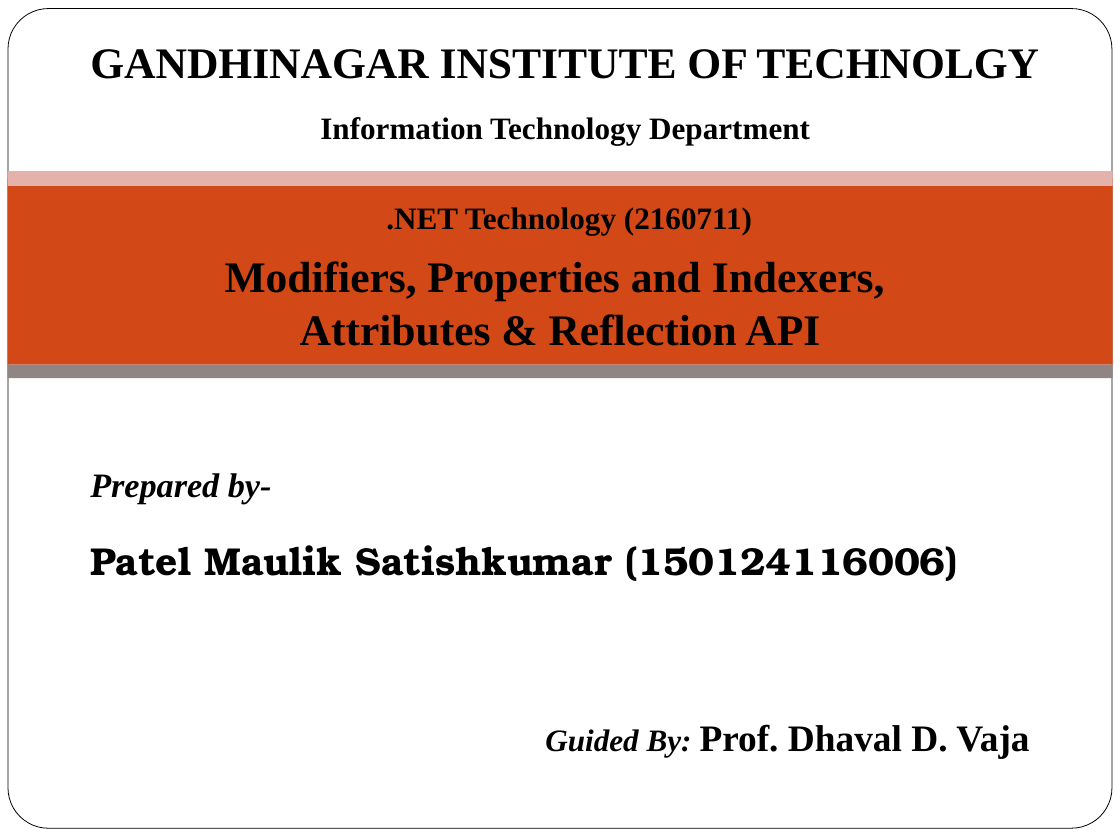
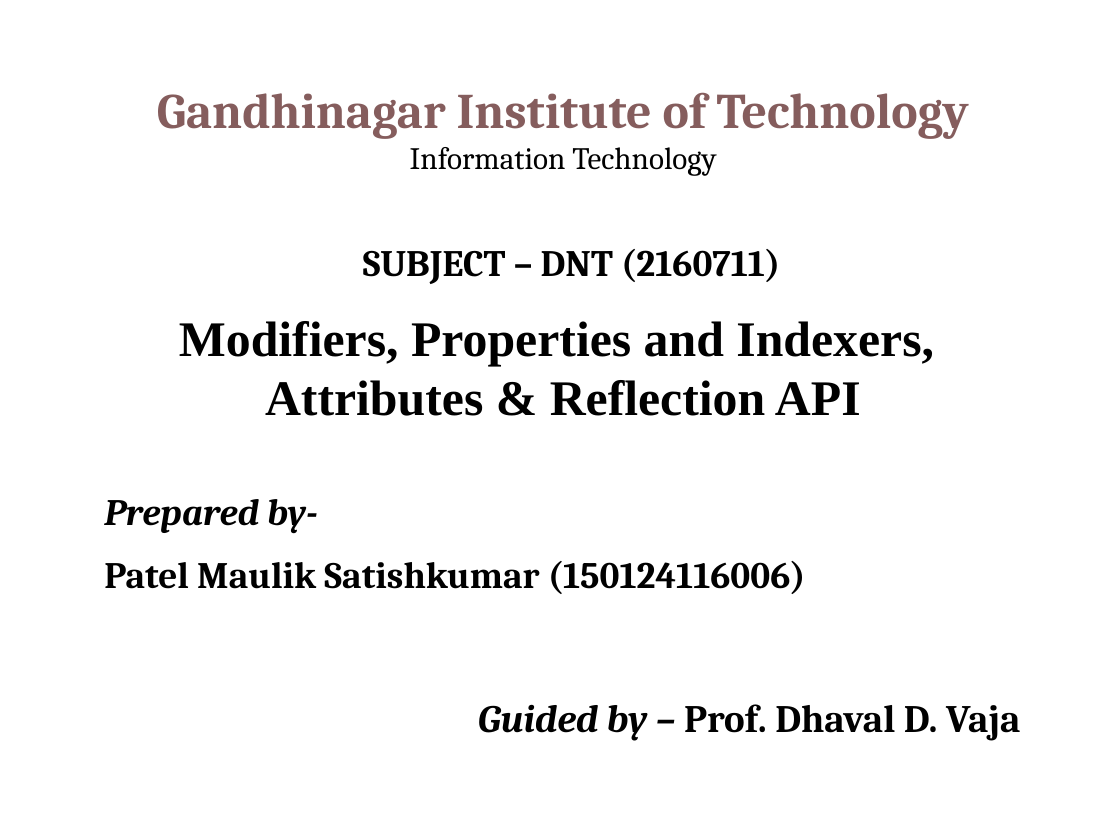
Before and after one commit to MaulikPatel295/MaulikPatel295, a slide deck: slide 1 of ALA/2160711_150124116006.pptx. Drawn at 1120x840 pixels with LibreOffice and Linux fonts; fonts in the diff are those of the drawing; background and template pictures are left out. Boxes give left, top, right and bottom in pixels: in the first picture for what was removed or moved away, otherwise in the second. Text is boxed around its words. In the diff, an @@ line names an element or a change of style, - is before the commit and + after.

```diff
--- a/ALA/2160711_150124116006.pptx
+++ b/ALA/2160711_150124116006.pptx
@@ rounded rectangle removed at <box>8,9,1112,829</box> @@
@@ text removed at <box>90,49,1039,79</box> @@
-GANDHINAGAR INSTITUTE OF TECHNOLGY
@@ text "Gandhinagar Institute of Technology": place and size @@
-text "Gandhinagar Institute of Technology" at <box>225,261,885,346</box>
+text "Gandhinagar Institute of Technology" at <box>157,92,969,416</box>
@@ text at <box>157,92,969,284</box>: paragraphs added @@
+Gandhinagar Institute of Technology
+Information Technology
+SUBJECT – DNT (2160711)
@@ text removed at <box>320,117,810,145</box> @@
-Information Technology Department
@@ rectangle removed at <box>8,177,1113,364</box> @@
@@ rectangle removed at <box>8,171,1113,186</box> @@
@@ text removed at <box>386,207,752,235</box> @@
-.NET Technology (2160711)
@@ text at <box>179,321,934,416</box>: size 28 to 32 pt in "Modifiers, Properties and Indexers,", "Attributes & Reflection API" @@
@@ rectangle removed at <box>8,365,1113,379</box> @@
@@ text "Prepared by-": place and size @@
-text "Prepared by-" at <box>90,473,1029,758</box>
+text "Prepared by-" at <box>104,499,1020,741</box>
@@ text at <box>104,499,806,594</box>: size 22 to 24 pt, font Times New Roman to Cambria in "Prepared by-"; size 25 to 24 pt, font TeX Gyre Bonum to Cambria in "Patel Maulik Satishkumar (150124116006)"; line spacing 1 to 0.8; less space between paragraphs @@
@@ text at <box>478,704,1020,741</box>: text changed; size 24 to 25 pt; font Times New Roman to Cambria @@
-Guided By: Prof. Dhaval D. Vaja
+Guided by – Prof. Dhaval D. Vaja
```
Also in this commit, not shown: 21 other slides changed, 1 other file.
